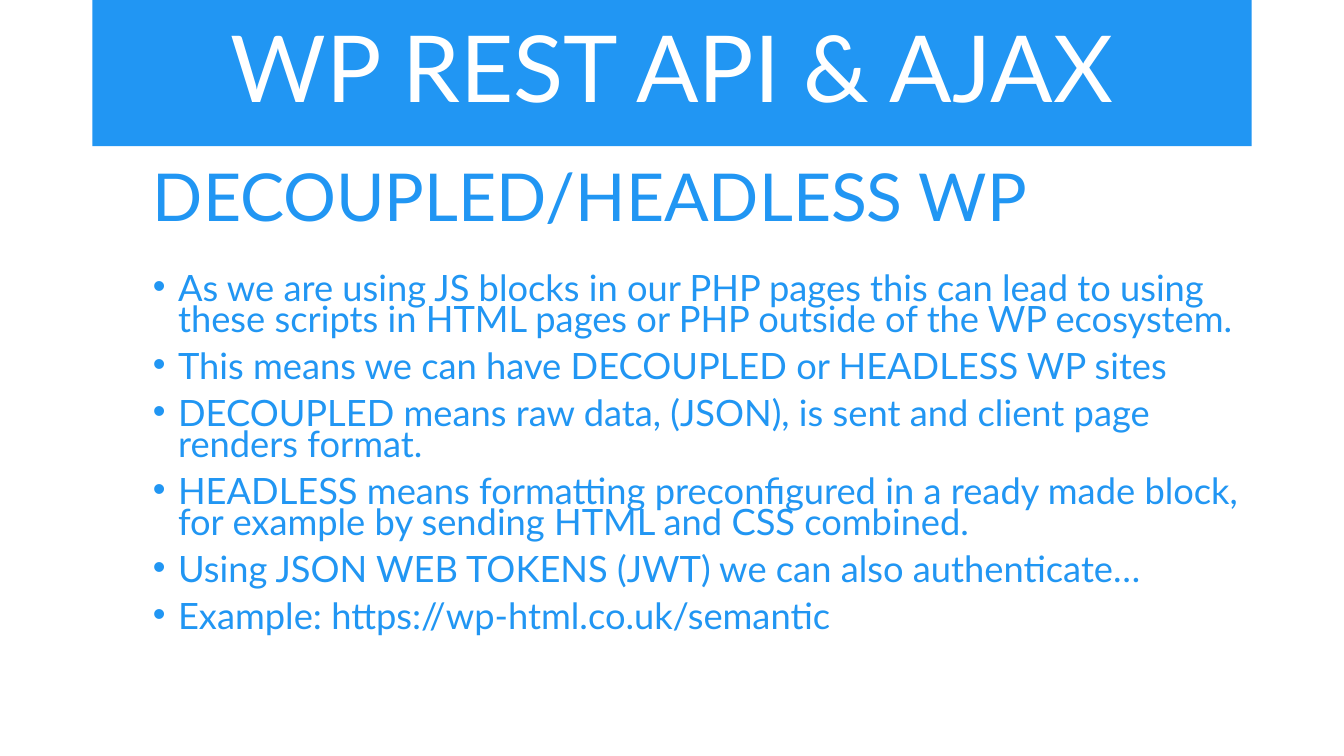
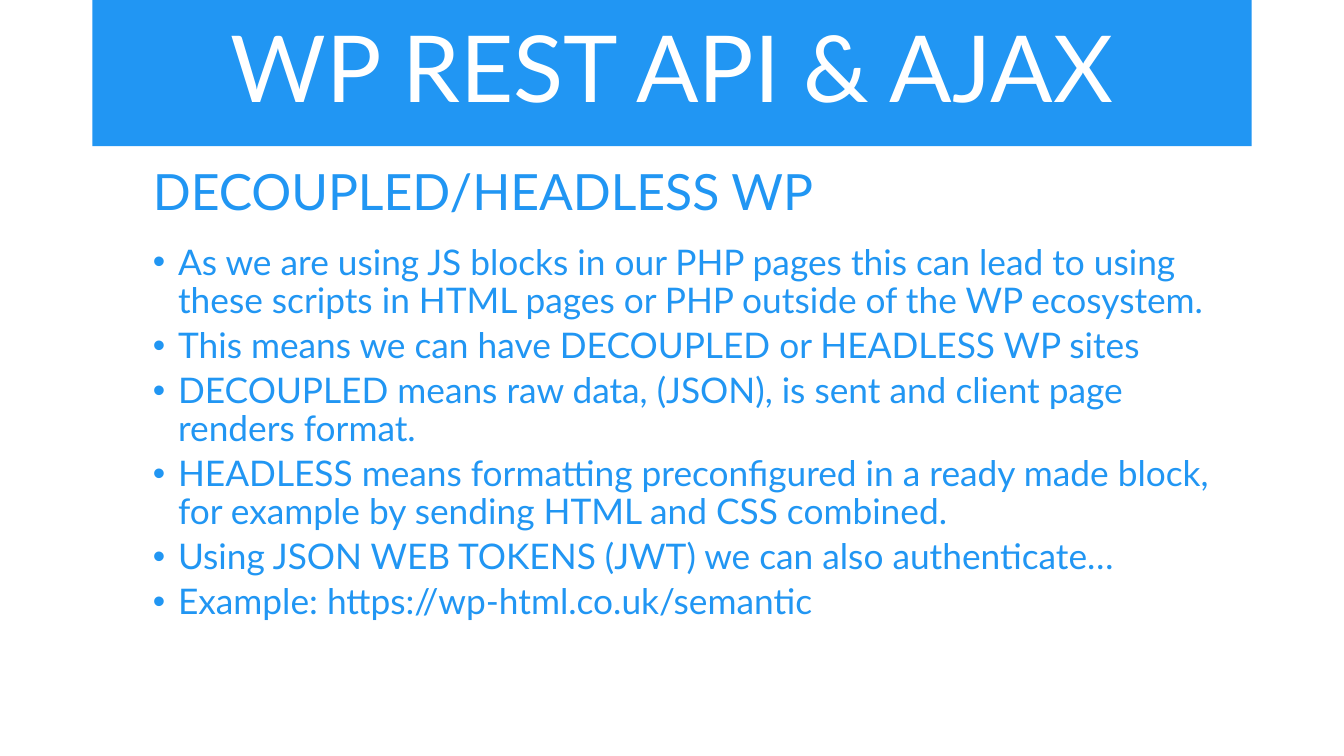
Before and after one commit to iwswordpress/rest, a slide deck: slide 14 of rest-api-workshop.pptx (slide 15 before the commit). Drawn at 1344x756 pixels with LibreOffice and Linux fonts; fonts in the diff are those of the drawing. Boxes give left, top, right and bottom in pixels: in the first picture for what was removed or moved away, otherwise in the second. Text is boxed around its words. In the diff, an @@ line names an element or a change of style, - is before the commit and + after.

```diff
--- a/rest-api-workshop.pptx
+++ b/rest-api-workshop.pptx
@@ text "DECOUPLED/HEADLESS WP" at box(153, 173, 1209, 620): size 47.2 to 35.7 pt in "DECOUPLED/HEADLESS WP"; size 25.9 to 25.2 pt; line spacing 0.7 to 0.9; less space between paragraphs @@
```
Also in this commit, not shown: 3 other slides changed, 1 slide added.
